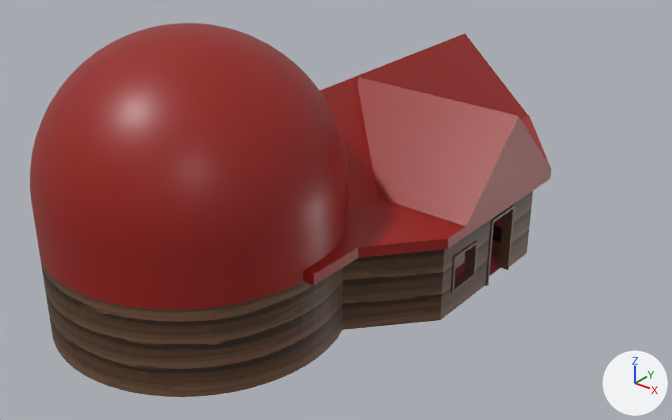
Two versions of the Blender file world/world.blend, one commit apart.
Camera for both pictures: a 50 mm camera at (49.1, -73.6, 38.5) aimed at (6.9, -20.9, 5.9). Arrows for +X, +Y and +Z are at lower right; the lights stay in place.
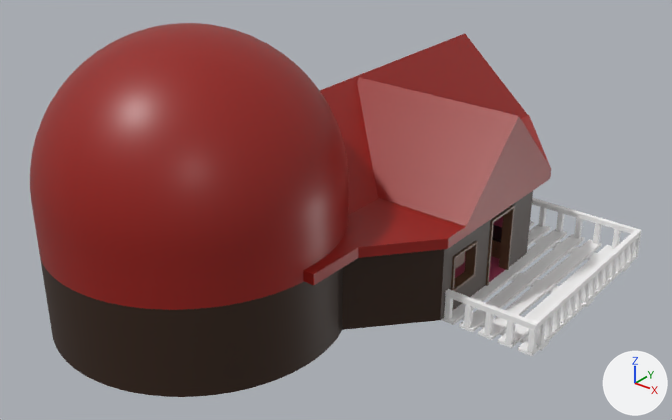
Pixel boxes [x1, y1, x2, y2] of what changed, in the pictures (672 x 420 px):
'Plane.007', surface changed: [41, 195, 533, 397] in both
'Cube.040', added: after [441, 221, 638, 356]
'Cube.041', added: after [445, 198, 641, 330]
'Cube.042', added: after [527, 240, 636, 353]
'Cube.043', added: after [444, 297, 515, 344]
'Cube.044', added: after [538, 207, 621, 249]
'Cube.045', added: after [462, 236, 630, 351]

What the commit changed:
Picture 'woodenwalls_solid.png' (img_woodenwalls_solid_png) is new.
Material 'WoodenWalls' (mat_woodenwalls) changes its picture from img_woodenwalls_tex_png to img_woodenwalls_solid_png.
Mesh me_cube_037 is new.
It consists of a box spanning x -0.6..15.8, y -2.1..-0.9, z 1.6..1.9; a box spanning x -0.6..15.8, y 13.2..14.4, z 1.6..1.9; a box spanning x -0.6..15.8, y 5.8..7.0, z 1.6..1.9.
It uses material mat_worldmat (picture img_colors).
Mesh me_cube_035 is new.
It has 128 vertices, 112 faces and spans x 21.2..21.65, y 10.65..23.76, z 0.04..2.02.
It uses material mat_worldmat (picture img_colors).
Mesh me_cube_034 is new.
It has 64 vertices, 56 faces and spans x 21.2..21.65, y 10.65..16.52, z 0.04..2.02.
It uses material mat_worldmat (picture img_colors).
Mesh me_cube_019 is new.
It has 16 vertices, 14 faces and spans x 21.2..21.65, y 8.84..9.28, z 0.04..2.02.
It uses material mat_worldmat (picture img_colors).
Mesh me_cube_018 is new.
It has 56 vertices, 48 faces and spans x 6.0..21.6, y 8.8..28.3, z 0.0..2.5.
It uses material mat_worldmat (picture img_colors).
Mesh me_cube_013 is new.
It is a box spanning x -0.6..0.6, y -3.6..15.9, z -0.2..0.0.
It uses material mat_worldmat (picture img_colors).
Object 'Cube.045' (ob_cube_045) is new; it shows me_cube_037.
Its location is (8.83, -16.35, -3.03).
Object 'Cube.044' (ob_cube_044) is new; it shows me_cube_035.
Its location is (33.53, -22.13, -0.87).
Its rotation in degrees is (0, 0, -270).
Object 'Cube.043' (ob_cube_043) is new; it shows me_cube_034.
Its location is (33.53, -41.17, -0.87).
Its rotation in degrees is (0, 0, -270).
Object 'Cube.042' (ob_cube_042) is new; it shows me_cube_019.
Its location is (3.04, -28.8, -0.87).
It gains a ARRAY modifier named 'Array'.
Modifier setting: count = 15.
Modifier setting: relative_offset_displace = (0.0, 2.87, 0.0).
Object 'Cube.041' (ob_cube_041) is new; it shows me_cube_018.
Its location is (3.04, -28.8, -0.87).
Object 'Cube.040' (ob_cube_040) is new; it shows me_cube_013.
Its location is (8.83, -16.35, -0.87).
It gains a ARRAY modifier named 'Array'.
Modifier setting: count = 10.
Modifier setting: relative_offset_displace = (1.41, 0.0, 0.0).
